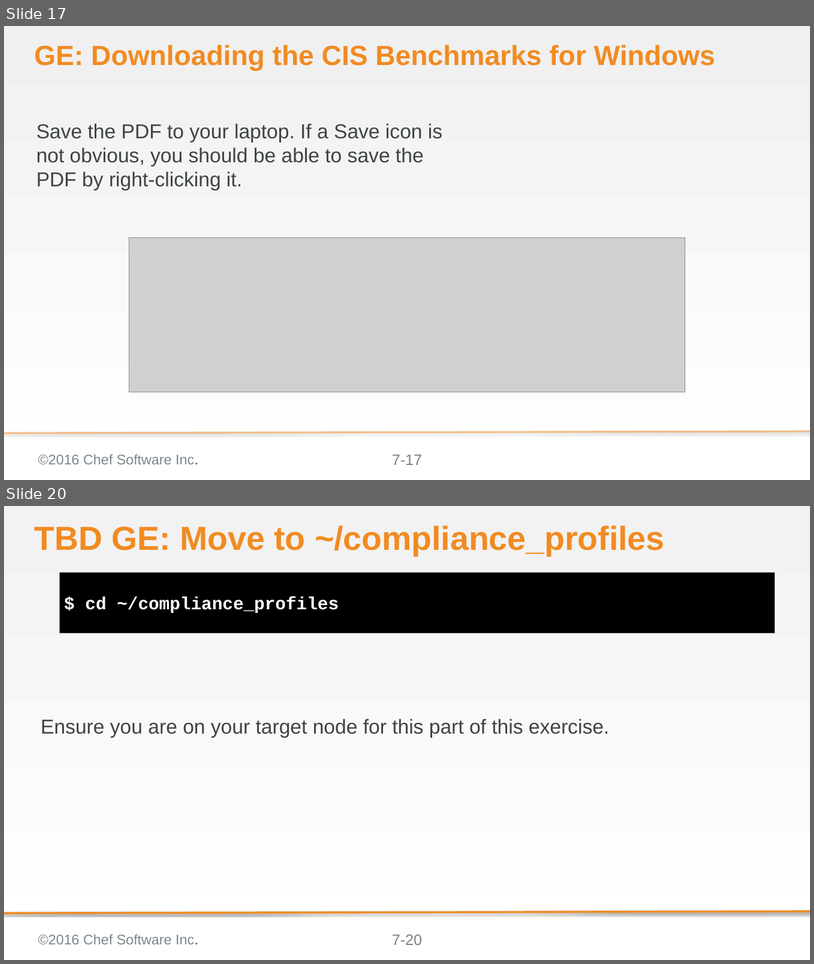
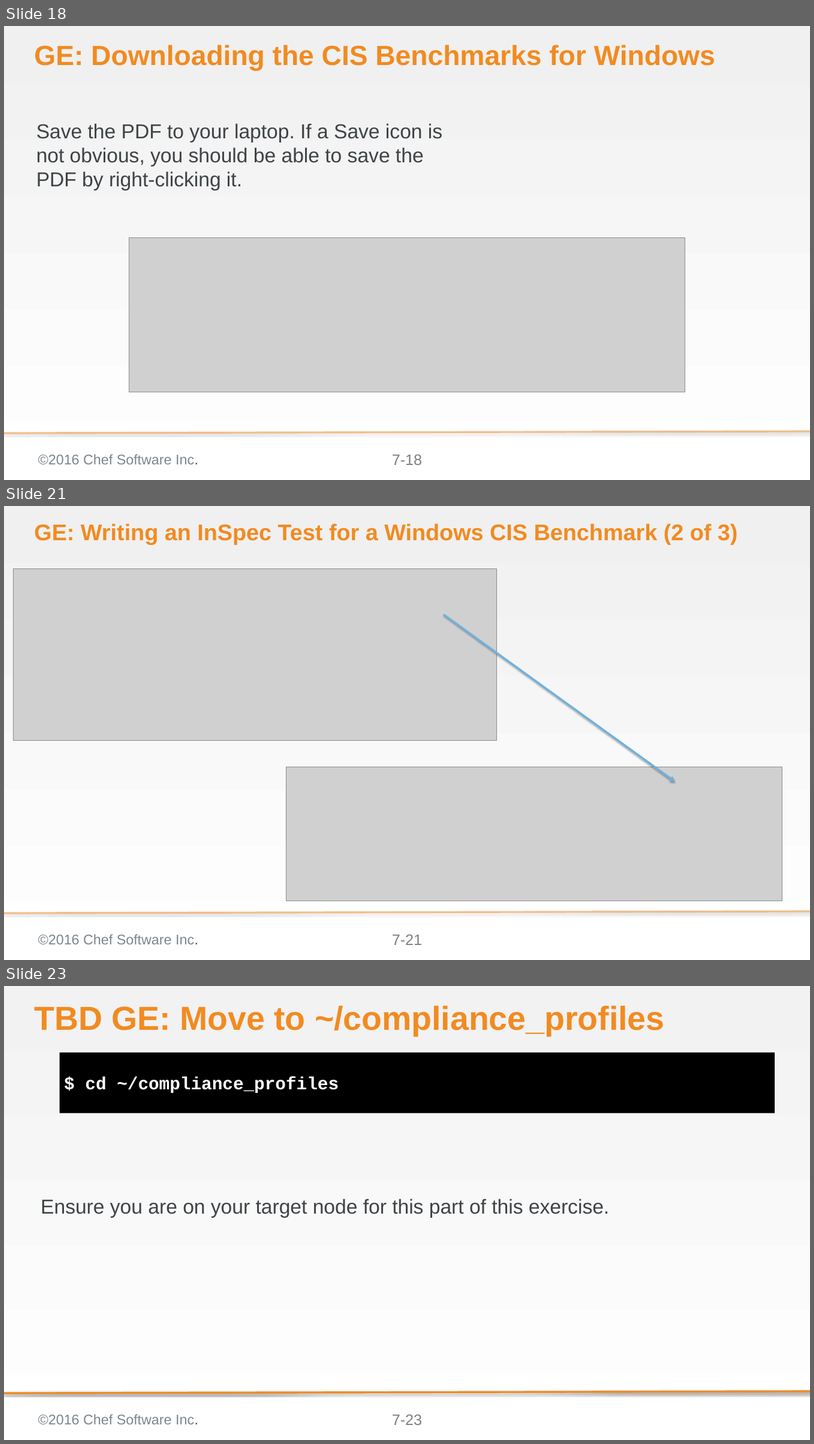
Before and after one commit to bchamby/chef-compliance-installation-configuration-operation, a slide deck: 07-compliance-frameworks-inspec.pptx. Shown one above the other, each under a label of ours: slides 17 and 20 before the commit, slides 18, 21 and 23 after it; the slides between them are not shown. The pictures are 814x964 and 814x1444 pixels, drawn with LibreOffice and Linux fonts; fonts in the diff are those of the drawing; grey boxes stand for pictures; background and template pictures are left out. Boxes give left, top, right and bottom in pixels: in the first picture for what was removed or moved away, otherwise in the second. Text is boxed around its words. In the diff, an @@ line names an element or a change of style, - is before the commit and + after.

Commit message:
added InSpec Test for a Windows CIS Benchmark slides

```diff
--- a/07-compliance-frameworks-inspec.pptx
+++ b/07-compliance-frameworks-inspec.pptx
@@ slide 21 added at (4, 506, 810, 960), background gradient #F0F0F0 to #FFFFFF; not listed: 3 template elements that a slide beside it also shows @@
@@ title added at (34, 523, 738, 545), 36 pt, text #F18B21, bold @@
+GE: Writing an InSpec Test for a Windows CIS Benchmark (2 of 3)
@@ picture added at (14, 568, 497, 740) @@
@@ arrow added from (444, 615) to (675, 781), #6BB2E2 3 pt @@
@@ picture added at (286, 767, 782, 900) @@
@@ what was slide 17 is now slide 18 @@
@@ page number at (392, 454, 422, 465): text changed @@
-7-17
+7-18
@@ what was slide 20 is now slide 23 @@
@@ page number at (392, 1414, 422, 1425): text changed @@
-7-20
+7-23
```
Also in this commit, not shown: 4 slides changed, 2 other slides added.
